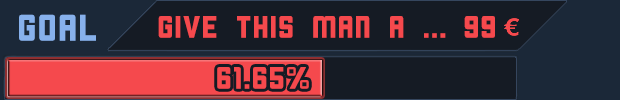
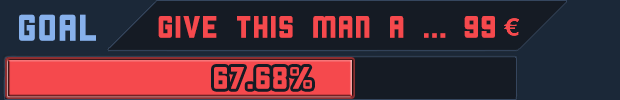
The second 620×100 image is a revision of the first. Changes to its layers:
renamed "61.65%" to "67.68%", painted on it over <box>214,67,312,89</box>
painted on "Red Bar copy" over <box>211,60,352,96</box>
